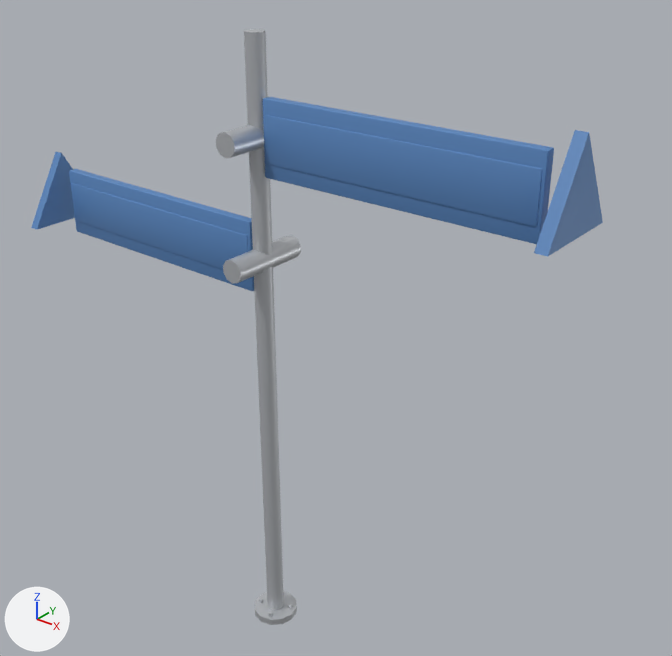
One commit to the glTF model models/th39_wegweiser.glb: the scene before it, then after it.
Camera for both pictures: a 50 mm lens placed at (2.71, -2.86, 3.61), pointed at (0.21, 0.26, 1.68). The lights are fixed; the arrows at lower left show +X, +Y and +Z. The older version comes first. Where no turn or scale is listed for an object, it has been applied to the vertices.

Before the edit, the objects in view are built like this:
```python
me_cone = bpy.data.meshes.new('Cone')
me_cone.from_pydata([(0.0, 0.245, -0.025), (0.0, 0.245, 0.025), (0.212, -0.122, -0.025), (0.212, -0.122, 0.025), (-0.212, -0.122, -0.025), (-0.212, -0.122, 0.025)], [], [(0, 1, 3), (0, 3, 2), (2, 3, 5), (2, 5, 4), (3, 1, 5), (4, 5, 1), (4, 1, 0), (0, 2, 4)])
me_cone.materials.append(mat_stblau)  # blue #5986bf
me_cone_001 = bpy.data.meshes.new('Cone.001')
me_cone_001.from_pydata([(0.0, 0.245, -0.025), (0.0, 0.245, 0.025), (0.212, -0.122, -0.025), (0.212, -0.122, 0.025), (-0.212, -0.122, -0.025), (-0.212, -0.122, 0.025)], [], [(0, 1, 3), (0, 3, 2), (2, 3, 5), (2, 5, 4), (3, 1, 5), (4, 5, 1), (4, 1, 0), (0, 2, 4)])
me_cone_001.materials.append(mat_stblau)  # blue #5986bf
me_cube_004 = bpy.data.meshes.new('Cube.004')
me_cube_004.from_pydata(...)  # 56 vertices, 108 faces; spans x -0.637..0.637, y -0.031..0.031, z -0.105..0.105
me_cube_004.materials.append(mat_stblau)  # blue #5986bf
ob_cone = bpy.data.objects.new('Cone', me_cone)
ob_cone.location = (1.45, 0.0, 2.62)
ob_cone.rotation_euler = (1.571, 0.0, -1.571)  # degrees (90, 0, -90)
ob_cone_001 = bpy.data.objects.new('Cone.001', me_cone_001)
ob_cone_001.location = (-1.45, 0.0, 2.06)
ob_cone_001.rotation_euler = (1.571, 0.0, 1.571)  # degrees (90, 0, 90)
ob_cube_004 = bpy.data.objects.new('Cube.004', me_cube_004)
ob_cube_004.location = (-0.7, 0.0, 2.06)
# also in view: 'Cylinder.007' at (0.0, 0.0, 2.06); 'Cylinder.006' at (0.0, 0.0, 2.62); 'Cube' at (0.7, 0.0, 2.62); 'Cube.001' at (0.7, 0.0, 2.62); 'Cube.003' at (-0.7, 0.0, 2.06)
```
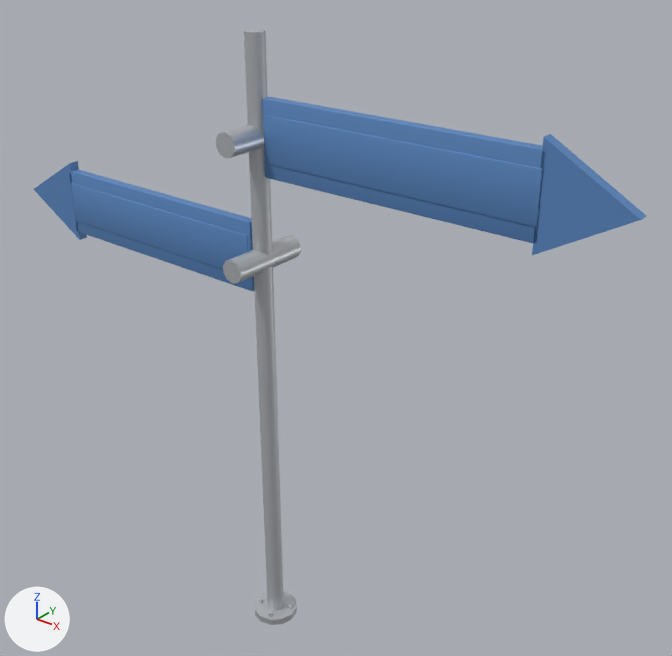
Location of each change, (x1, y1, x2, y2) in pixels of the pictures (672 x 656 px):
'Cone', turned
    before: (534, 130, 603, 257)
    after: (532, 134, 646, 255)
'Cone.001', turned
    before: (31, 151, 75, 229)
    after: (34, 161, 87, 240)

Diff of the bpy script that builds the scene:
```diff
--- a/models/th39_wegweiser.glb.py
+++ b/models/th39_wegweiser.glb.py
@@ ob_cone @@
 ob_cone.location = (1.45, 0.0, 2.62)
-ob_cone.rotation_euler = (1.571, 0.0, -1.571)  # degrees (90, 0, -90)
+ob_cone.rotation_euler = (1.571, 1.571, 0.0)  # degrees (90, 90, 0)
@@ ob_cone_001 @@
 ob_cone_001.location = (-1.45, 0.0, 2.06)
-ob_cone_001.rotation_euler = (1.571, 0.0, 1.571)  # degrees (90, 0, 90)
+ob_cone_001.rotation_euler = (1.571, -1.571, 0.0)  # degrees (90, -90, 0)
```
